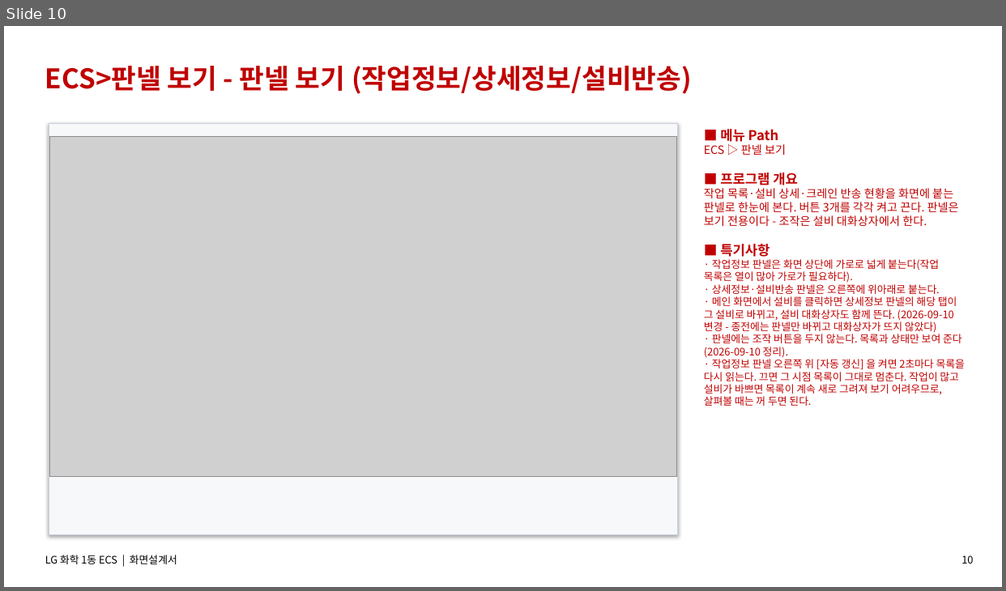
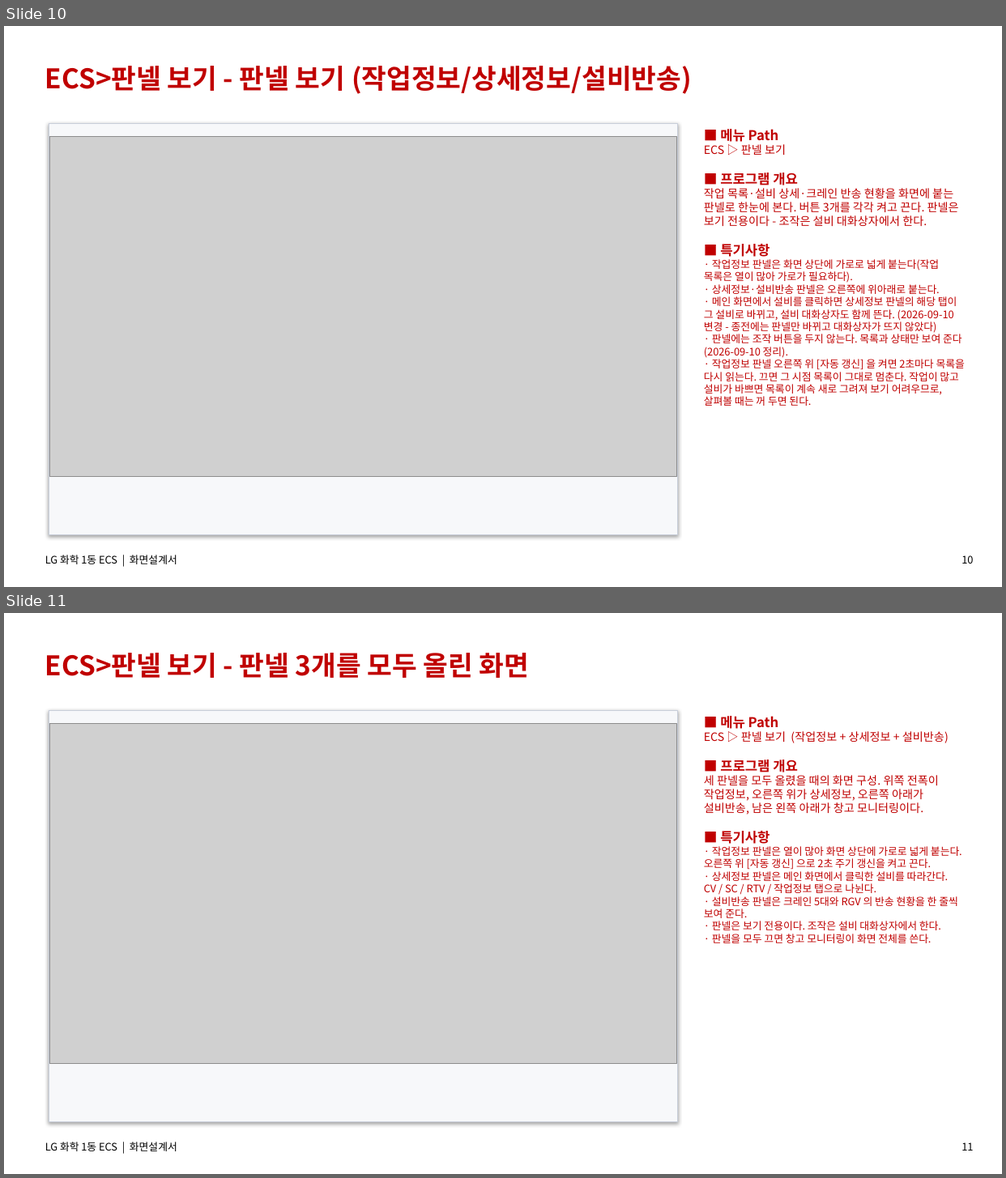
Before and after one commit to yeorijby-coder/LGLS_ALL, a slide deck: docs/산출물_20260909/06_ECS_화면설계서.pptx. Shown one above the other, each under a label of ours: slide 10 before the commit, slides 10 and 11 after it. The pictures are 1006x591 and 1006x1178 pixels, drawn with LibreOffice and Linux fonts; fonts in the diff are those of the drawing; grey boxes stand for pictures. Boxes give left, top, right and bottom in pixels: in the first picture for what was removed or moved away, otherwise in the second. Text is boxed around its words. In the diff, an @@ line names an element or a change of style, - is before the commit and + after.

```diff
--- a/docs/산출물_20260909/06_ECS_화면설계서.pptx
+++ b/docs/산출물_20260909/06_ECS_화면설계서.pptx
@@ slide 11 added at [4, 613, 1002, 1174], background #FFFFFF @@
@@ text added at [45, 653, 529, 678], 26 pt, text #C00000, bold @@
+ECS>판넬 보기 - 판넬 3개를 모두 올린 화면
@@ rectangle added at [49, 710, 678, 1122], fill #F7F8FA, outline #C8CEDA 0.75 pt @@
@@ picture added at [49, 724, 677, 1063] @@
@@ text added at [704, 716, 962, 943], 10 pt, text #C00000 @@
+■ 메뉴 Path
+ECS ▷ 판넬 보기 (작업정보 + 상세정보 + 설비반송)
+■ 프로그램 개요
+세 판넬을 모두 올렸을 때의 화면 구성. 위쪽 전폭이 작업정보, 오른쪽 위가 상세정보, 오른쪽 아래가 설비반송, 남은 왼쪽 아래가 창고 모니터링이다.
+■ 특기사항
+· 작업정보 판넬은 열이 많아 화면 상단에 가로로 넓게 붙는다. 오른쪽 위 [자동 갱신] 으로 2초 주기 갱신을 켜고 끈다.
+· 상세정보 판넬은 메인 화면에서 클릭한 설비를 따라간다. CV / SC / RTV / 작업정보 탭으로 나뉜다.
+· 설비반송 판넬은 크레인 5대와 RGV 의 반송 현황을 한 줄씩 보여 준다.
+· 판넬은 보기 전용이다. 조작은 설비 대화상자에서 한다.
+· 판넬을 모두 끄면 창고 모니터링이 화면 전체를 쓴다.
@@ text added at [45, 1142, 177, 1152], 10 pt, text #000000 @@
+LG 화학 1동 ECS | 화면설계서
@@ text added at [961, 1143, 973, 1151], 10 pt, text #000000 @@
+11
```
Also in this commit, not shown: 12 slides changed, 5 other files.
